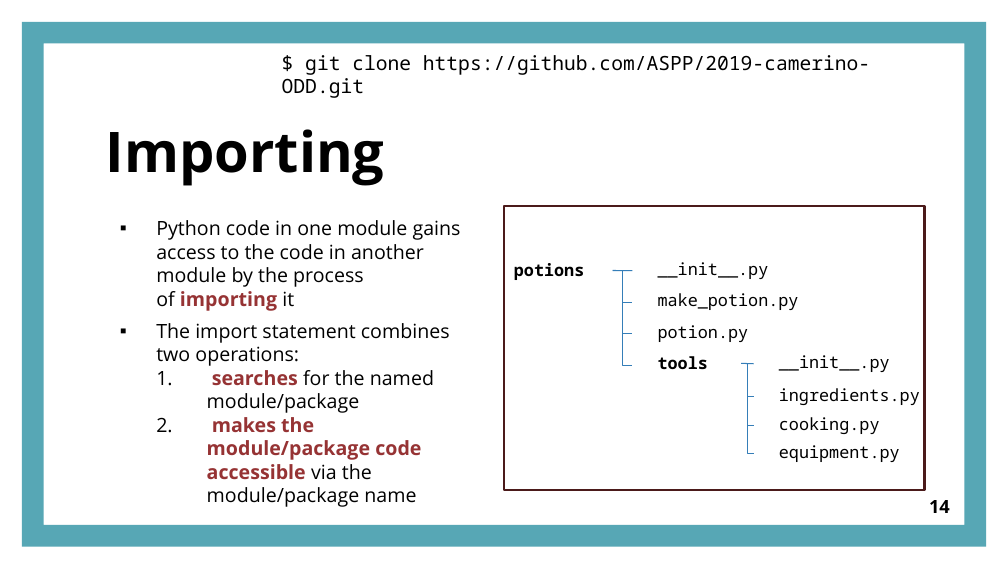
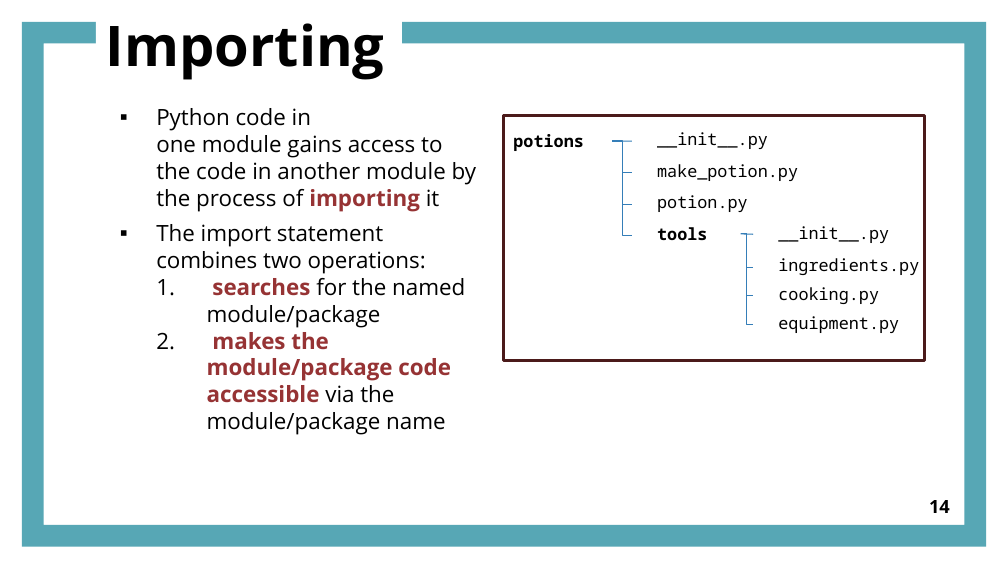
Before and after one commit to joejoeyjoseph/2019-camerino-ODD, a slide deck: slide 14 of materials/ODD_presentation.pptx. Drawn at 1008x567 pixels with LibreOffice and Linux fonts; fonts in the diff are those of the drawing. Boxes give left, top, right and bottom in pixels: in the first picture for what was removed or moved away, otherwise in the second. Text is boxed around its words. In the diff, an @@ line names an element or a change of style, - is before the commit and + after.

```diff
--- a/materials/ODD_presentation.pptx
+++ b/materials/ODD_presentation.pptx
@@ title "Importing": place and size @@
-title "Importing" at (106,129,385,186)
+title "Importing" at (106,23,385,80)
@@ title "Importing" at (106,23,385,80): vertical alignment bottom to top @@
@@ text removed at (282,55,870,98) @@
-$ git clone https://github.com/ASPP/2019-camerino-ODD.git
@@ text "Python code in one module ...": place and size @@
-text "Python code in one module ..." at (156,220,461,480)
+text "Python code in one module ..." at (156,108,476,435)
@@ text "Python code in one module ..." at (156,108,476,435): size 14 to 16 pt @@
@@ rectangle: place and size @@
-rectangle at (504,206,924,490)
+rectangle at (504,116,924,361)
@@ 9 texts, 7 rectangles, 6 elbow lines, 2 lines: place and size @@
-9 texts, 7 rectangles, 6 elbow lines, 2 lines at (514,250,920,475)
+9 texts, 7 rectangles, 6 elbow lines, 2 lines at (513,120,919,346)
```
Also in this commit, not shown: 28 other slides changed, 2 slides added, 3 slides removed, 2 other files.
